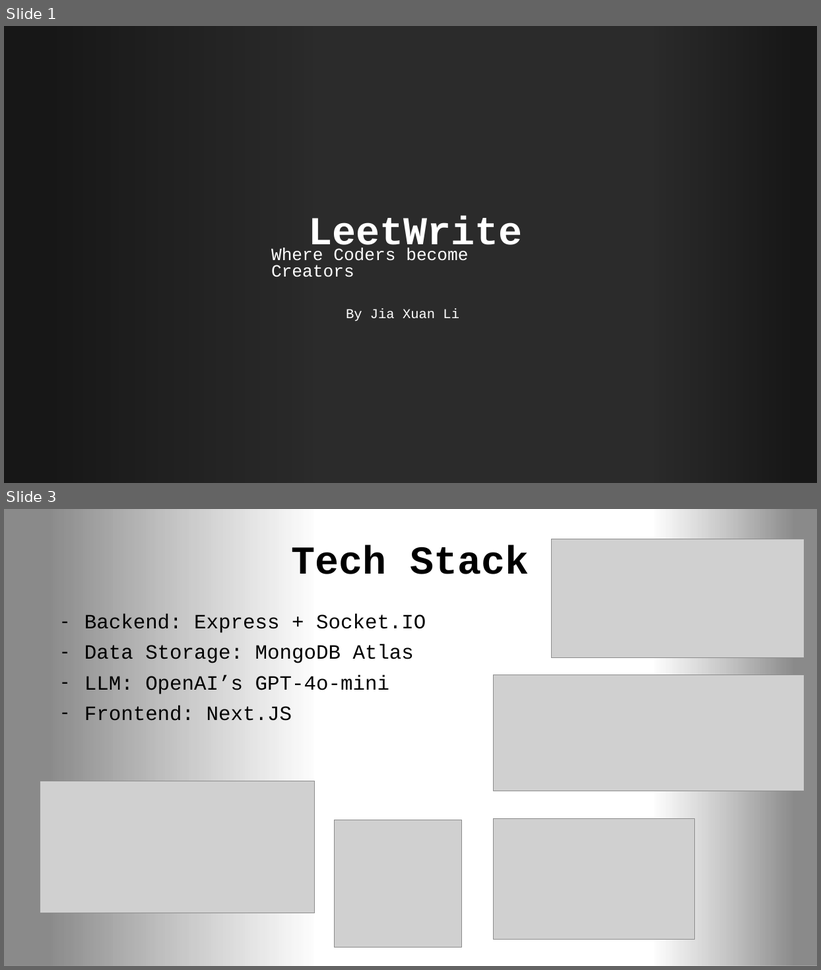
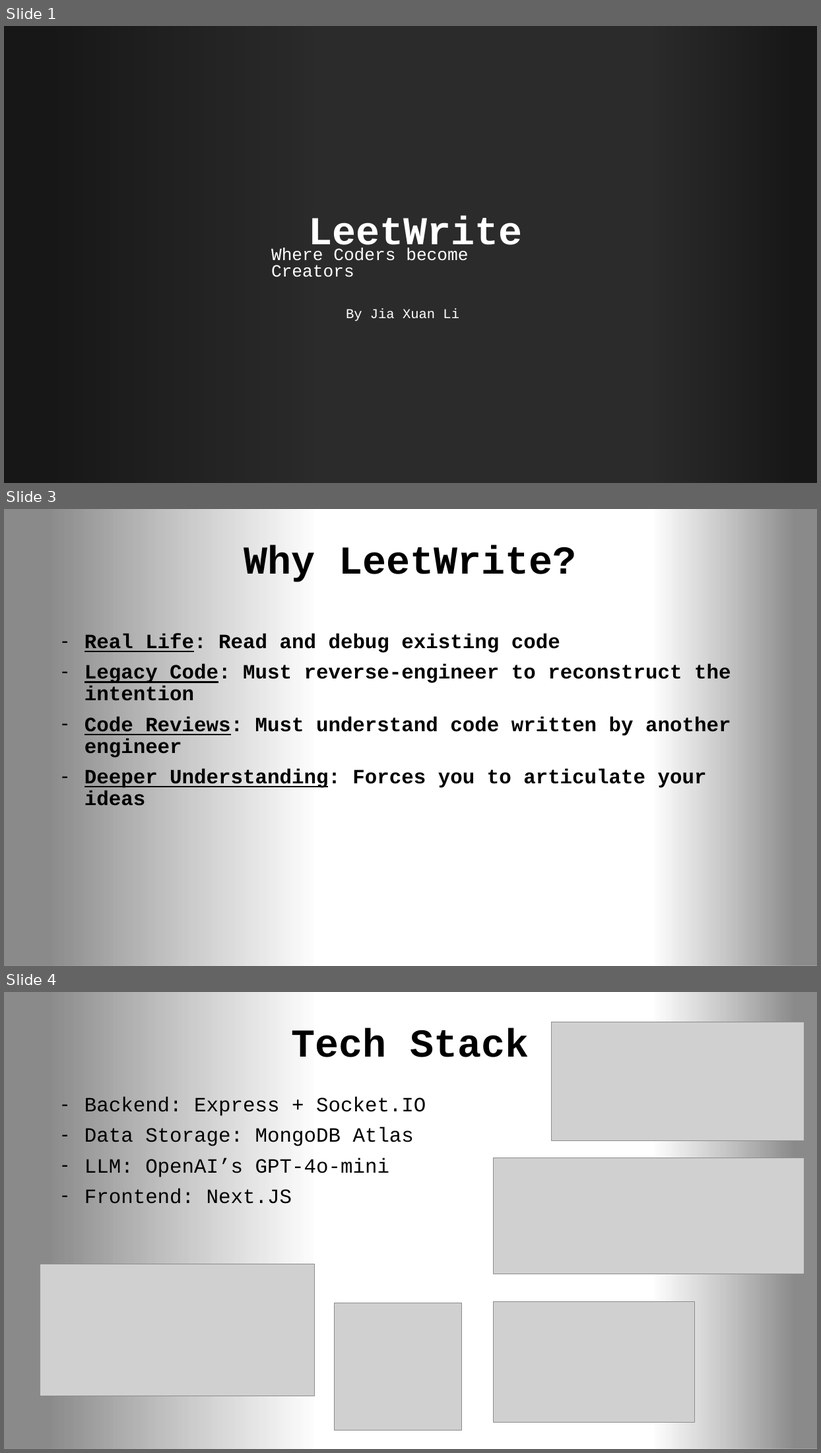
Before and after one commit to Jxl-s/LeetWrite, a slide deck: Presentation1.pptx. Shown one above the other, each under a label of ours: slides 1 and 3 before the commit, slides 1, 3 and 4 after it; the slides between them are not shown. The pictures are 821x970 and 821x1453 pixels, drawn with LibreOffice and Linux fonts; fonts in the diff are those of the drawing; grey boxes stand for pictures; background and template pictures are left out; a plain dark background stands for a picture behind light text. Boxes give left, top, right and bottom in pixels: in the first picture for what was removed or moved away, otherwise in the second. Text is boxed around its words. In the diff, an @@ line names an element or a change of style, - is before the commit and + after.

```diff
--- a/Presentation1.pptx
+++ b/Presentation1.pptx
@@ slide 3 added at [4,509,817,966], background #FFFFFF @@
@@ rectangle added at [4,509,314,966], fill gradient #000000 @@
@@ rectangle added at [655,509,817,966], fill gradient #000000 @@
@@ title added at [244,545,577,582], 46.8 pt, text #000000, bold @@
+Why LeetWrite?
@@ subtitle added at [85,634,731,806], 24 pt, text #000000, bold @@
+– Real Life: Read and debug existing code
+– Legacy Code: Must reverse-engineer to reconstruct the intention
+– Code Reviews: Must understand code written by another engineer
+– Deeper Understanding: Forces you to articulate your ideas
@@ what was slide 3 is now slide 4 @@
```
Also in this commit, not shown: 1 slide changed, 3 other files.
